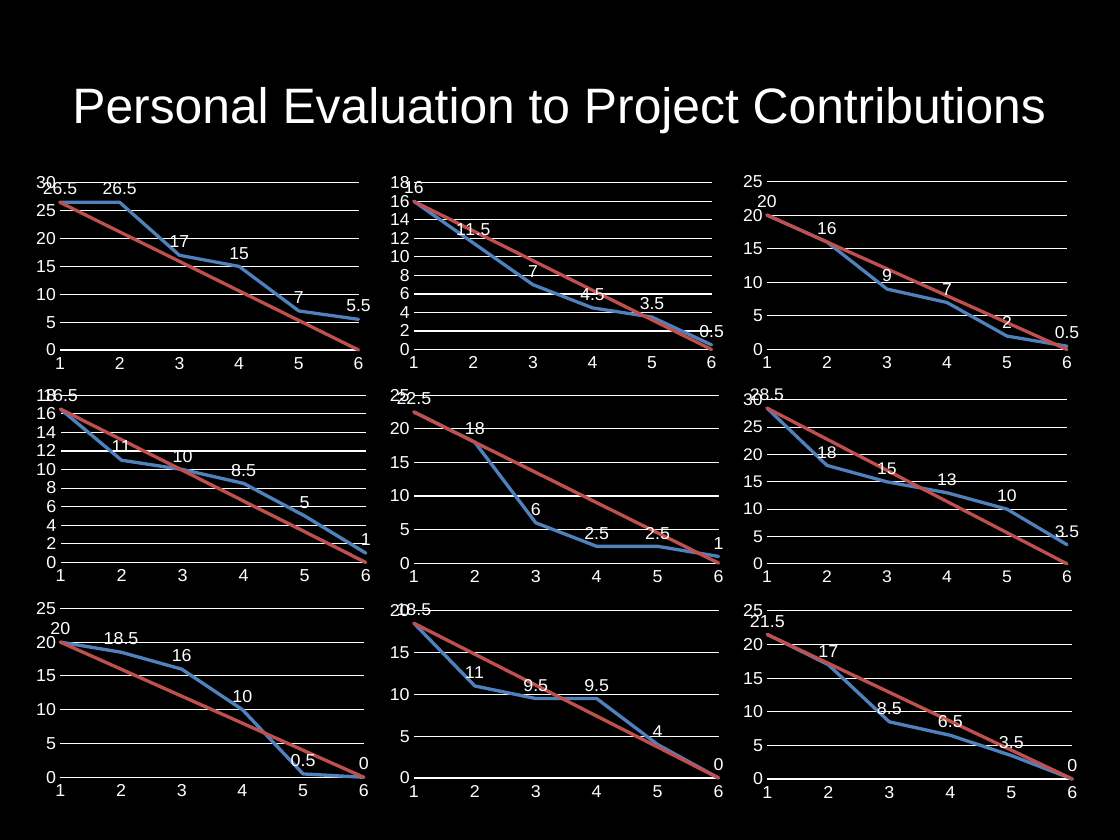
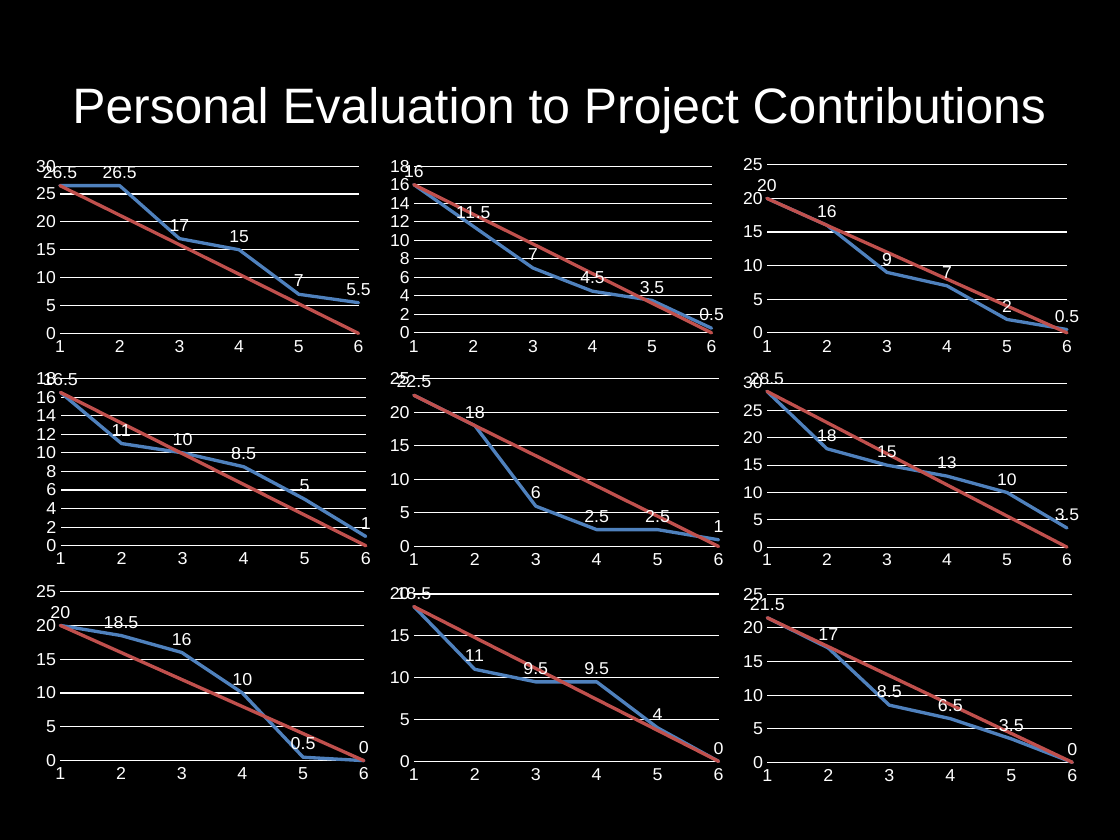
Before and after one commit to LutherTsaiTW/2015SoftwareEngineering, a slide deck: slide 3 of Phase03_Doc/Presentation/Final Presentations.pptx. Drawn at 1120x840 pixels with LibreOffice and Linux fonts; fonts in the diff are those of the drawing. Boxes give left, top, right and bottom in pixels: in the first picture for what was removed or moved away, otherwise in the second. Text is boxed around its words. In the diff, an @@ line names an element or a change of style, - is before the commit and + after.

```diff
--- a/Phase03_Doc/Presentation/Final Presentations.pptx
+++ b/Phase03_Doc/Presentation/Final Presentations.pptx
@@ 9 line charts moved together from (x1=36, y1=172, x2=1080, y2=801) to (x1=36, y1=156, x2=1080, y2=784) @@
```
Also in this commit, not shown: 6 other slides changed, 5 other files.
